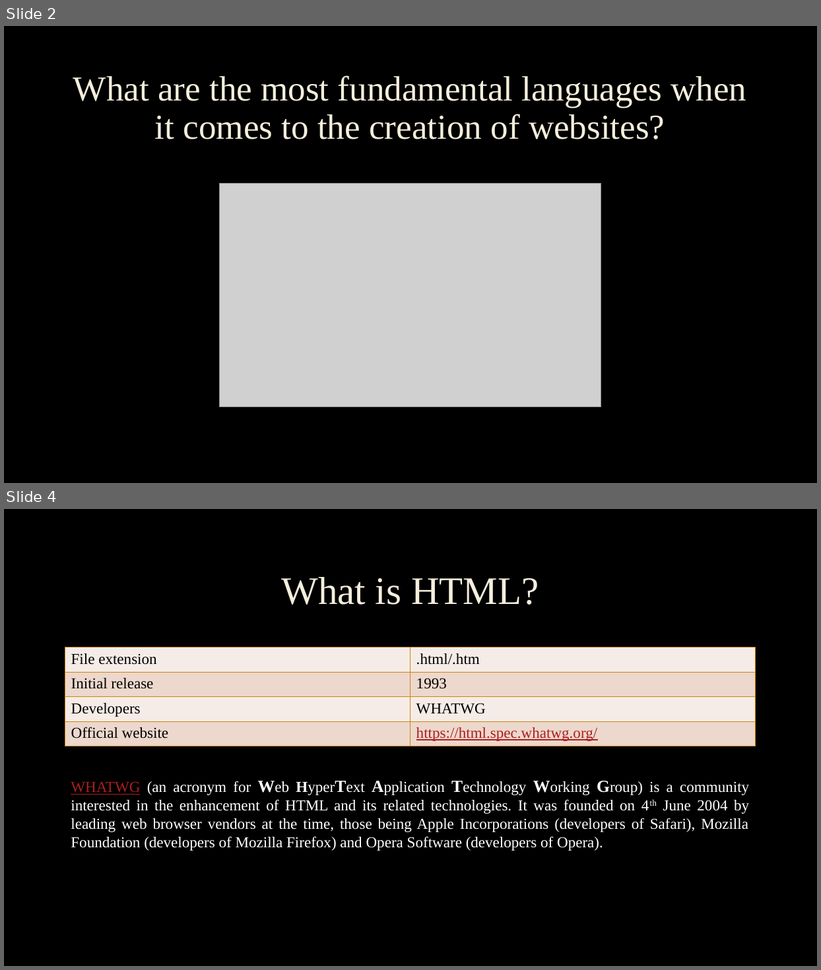
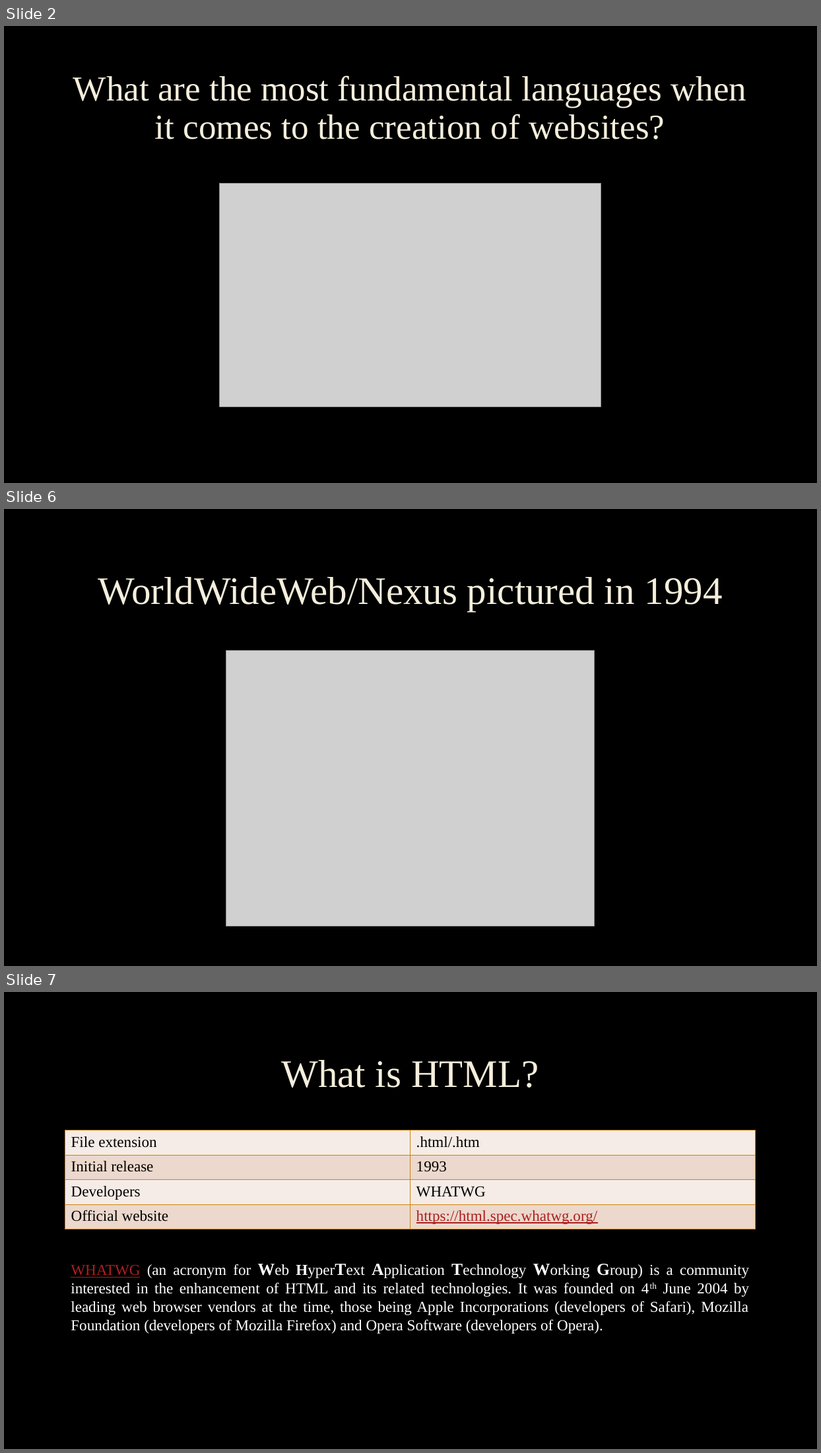
Before and after one commit to mandyfarrugia2001/webdevtuts, a slide deck: Presentations/4. Creating your first webpage using HTML.pptx. Shown one above the other, each under a label of ours: slides 2 and 4 before the commit, slides 2, 6 and 7 after it; the slides between them are not shown. The pictures are 821x970 and 821x1453 pixels, drawn with LibreOffice and Linux fonts; fonts in the diff are those of the drawing; grey boxes stand for pictures; background and template pictures are left out. Boxes give left, top, right and bottom in pixels: in the first picture for what was removed or moved away, otherwise in the second. Text is boxed around its words. In the diff, an @@ line names an element or a change of style, - is before the commit and + after.

```diff
--- a/Presentations/4. Creating your first webpage using HTML.pptx
+++ b/Presentations/4. Creating your first webpage using HTML.pptx
@@ slide 6 added at (4,509,817,966), background picture (left out) @@
@@ title added at (98,577,723,611), 46 pt, text #F4EEDC @@
+WorldWideWeb/Nexus pictured in 1994
@@ picture added at (226,650,594,927) @@
@@ what was slide 4 is now slide 7 @@
```
Also in this commit, not shown: 1 slide changed, 3 other slides added, 1 slide removed.
